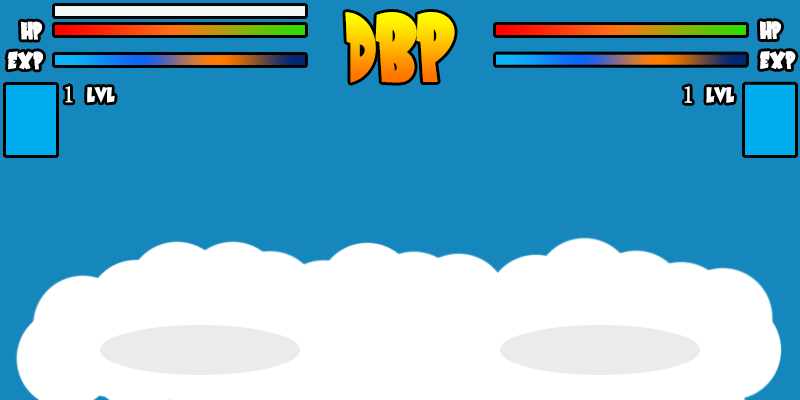
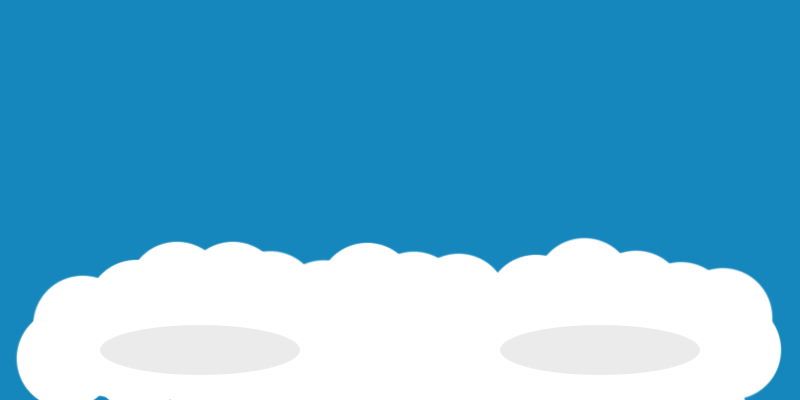
Two versions of the same layered image (800 × 400). Layer-by-layer changes:
hid group "right" (9 layers) over <box>496,21,796,155</box>
painted on "hp" (2nd of 4, in "right" › "hp") over <box>497,25,746,35</box>
painted on "exp" (2nd of 4, in "right" › "exp") over <box>496,54,734,65</box>
hid group "left" (11 layers) over <box>6,6,305,155</box>
painted on "hp" (4th of 4, in "left" › "hp") over <box>55,25,305,35</box>
painted on "exp" (4th of 4, in "left" › "exp") over <box>55,55,293,65</box>
hid "logo", moved it out of group "scene" over <box>345,12,455,83</box>
